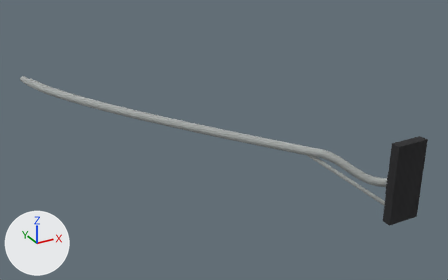
A saved change to the OBJ model src/main/resources/assets/realgrid/models/block/pole_light_mount/arm_4_left.obj.
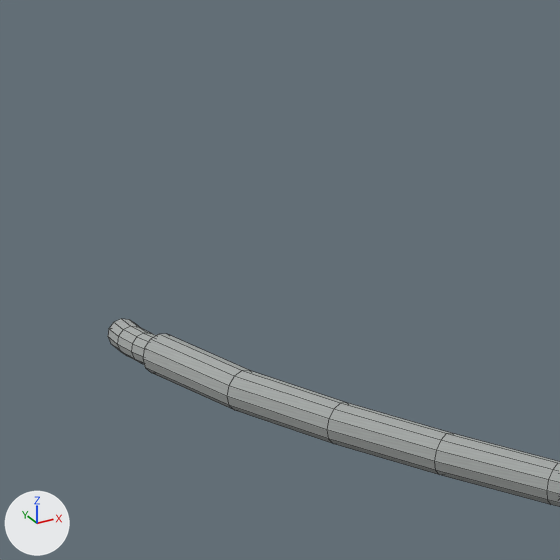
Each version appears first whole from a 50 mm lens placed at (-3.78, -4.956, 3.395), pointed at (-0.79, 0.479, 0.677), and next in a close-up on the part from 0% to 24% of the width and 6% to 43% of the height. The axes (+X, +Y, +Z) are drawn at lower left. The lights are the same throughout. The first two pictures are the older version. The close-ups show mesh edges as thin lines. Where no turn or scale is listed for an object, it has been applied to the vertices. Vertices at exactly the same position are counted once.

The first close-up shows 'pole_light_mount_4_left'.
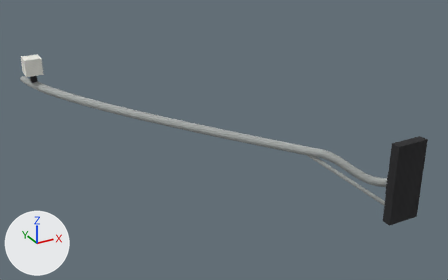
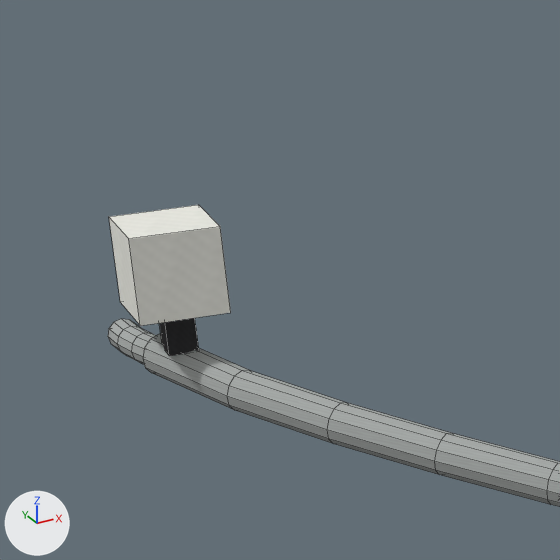
Location of each change, (x1, y1, x2, y2) in pixels of the close-ups (560 x 560 px):
'pole_light_mount_4_left', reshaped: before (108, 319, 560, 507); after (108, 205, 560, 507)
part 1 of me_pole_light_mount_4_left, added: after (159, 318, 199, 356)
part 2 of me_pole_light_mount_4_left, added: after (109, 205, 231, 326)

The change in detail:
Picture 'pole_light_mount_porcelain' (img_pole_light_mount_porcelain) is new.
Material 'porcelain' (mat_porcelain) is new.
Its texture is img_pole_light_mount_porcelain.
Its roughness is 1.0.
me_pole_light_mount_4_left is used by ob_pole_light_mount_4_left; location (0.0, 0.0, 0.0).
me_pole_light_mount_4_left had 408 vertices, 381 faces and spanned x -2.53..0.69, y -1.0..2.19, z 0.06..1.2.
me_pole_light_mount_4_left now has 424 vertices, 393 faces and spans x -2.53..0.69, y -1.0..2.19, z 0.06..1.46.
me_pole_light_mount_4_left part 1: a new loose piece, a box spanning x -2.462..-2.4, y 1.908..1.97, z 1.181..1.275, in mat_clamp (picture img_pole_light_mount_clamp).
me_pole_light_mount_4_left part 2: a new loose piece, a box spanning x -2.52..-2.34, y 1.85..2.03, z 1.27..1.46, in mat_porcelain (picture img_pole_light_mount_porcelain).
me_pole_light_mount_4_left gains material mat_porcelain (picture img_pole_light_mount_porcelain).
